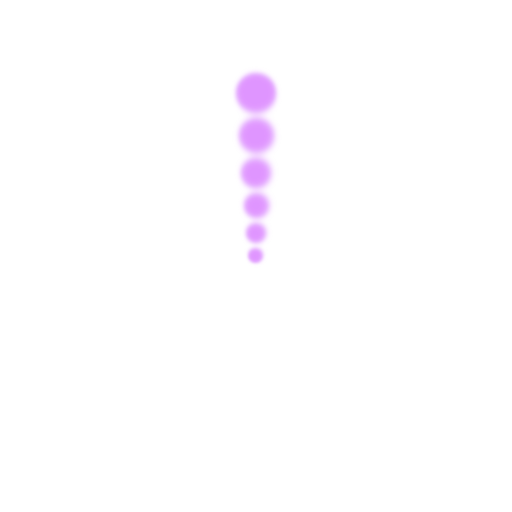
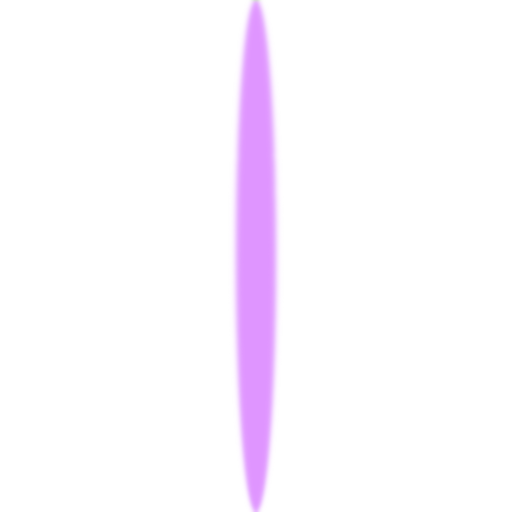
Before/after of a 512x512 layered artwork. What changed in the layer stack:
painted on "Layer 0" over [230, 0, 282, 512]
